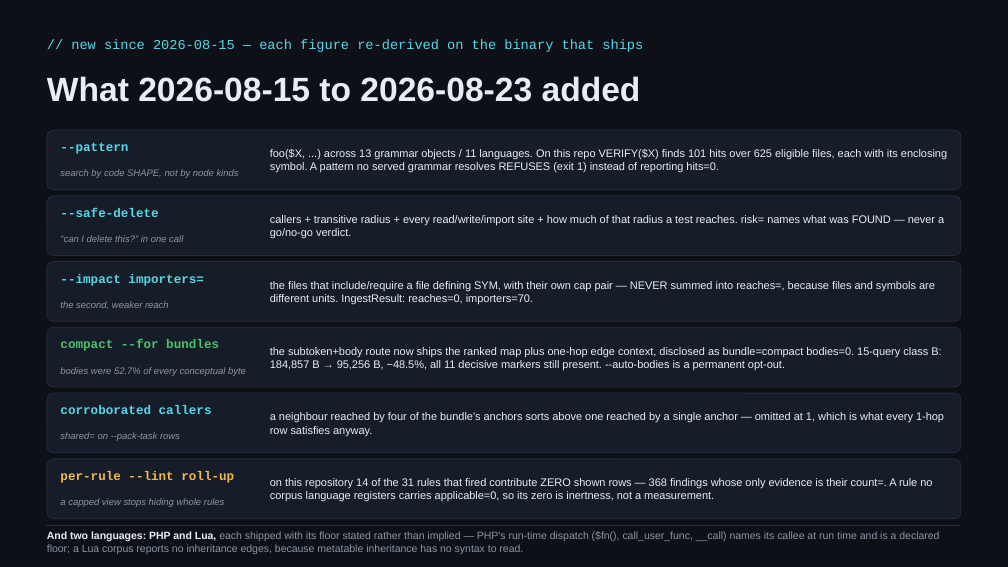
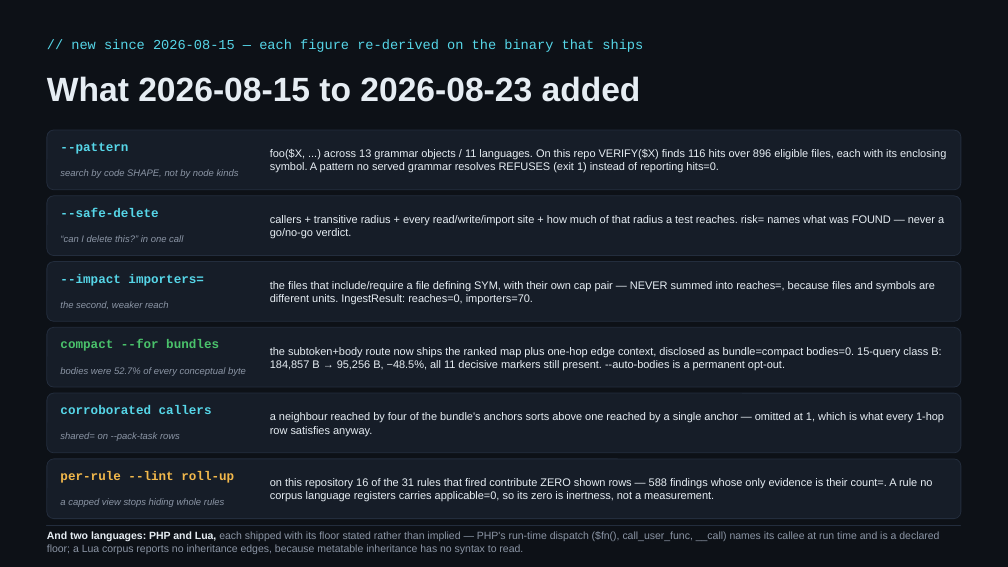
Before and after one commit to andriytyurnikov/ripwire, a slide deck: slide 6 of present/ripwire-showcase.pptx. Drawn at 1008x567 pixels with LibreOffice and Linux fonts; fonts in the diff are those of the drawing. Boxes give left, top, right and bottom in pixels: in the first picture for what was removed or moved away, otherwise in the second. Text is boxed around its words. In the diff, an @@ line names an element or a change of style, - is before the commit and + after.

```diff
--- a/present/ripwire-showcase.pptx
+++ b/present/ripwire-showcase.pptx
@@ text at (270,149,946,173): text changed @@
-foo($X, ...) across 13 grammar objects / 11 languages. On this repo VERIFY($X) finds 101 hits over 625 eligible files, each with its enclosing symbol. A pattern no served grammar resolves REFUSES (exit 1) instead of reporting hits=0.
+foo($X, ...) across 13 grammar objects / 11 languages. On this repo VERIFY($X) finds 116 hits over 896 eligible files, each with its enclosing symbol. A pattern no served grammar resolves REFUSES (exit 1) instead of reporting hits=0.
@@ text at (270,478,932,502): text changed @@
-on this repository 14 of the 31 rules that fired contribute ZERO shown rows — 368 findings whose only evidence is their count=. A rule no corpus language registers carries applicable=0, so its zero is inertness, not a measurement.
+on this repository 16 of the 31 rules that fired contribute ZERO shown rows — 588 findings whose only evidence is their count=. A rule no corpus language registers carries applicable=0, so its zero is inertness, not a measurement.
```
Also in this commit, not shown: 9 other slides changed, 2 other files.
